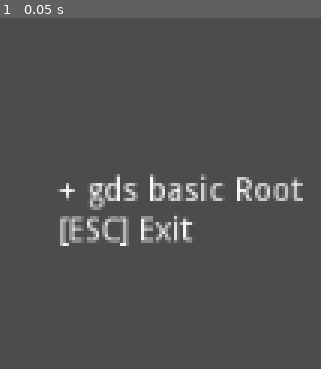
Above: before the commit, frame 1.
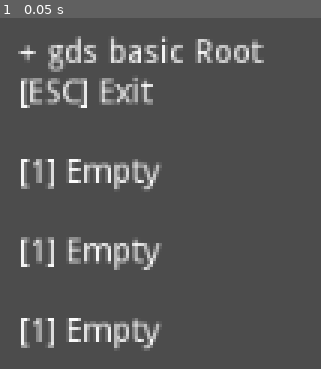
Above: after the commit, the same moment.

Repository: R2Road/godot_playground
Game: Godot game, scene res://gds_basic/gds_basic_RootScene.tscn
The game is run twice, just before and just after one commit, with the same random seed, the same clock (stepped at 60 frames per second) and the same inputs.
Inputs:
- Up to frame 1 (0.05 s): no input

The runs differ from the first frame. In frame 1, 13% of the frame differs, in the area x 5-95%, y 5-95%.

Commit message:
use get_minimum_size instead rect

Diff:
--- a/2d_ground/gds_basic/gds_basic_RootScene.gd
+++ b/2d_ground/gds_basic/gds_basic_RootScene.gd
@@ -4,7 +4,13 @@
 var title_string = \
 	"+ gds basic Root" \
 	+ "\n" \
-	+ "[ESC] Exit"
+	+ "[ESC] Exit" \
+	+ "\n\n" \
+	+ "[1] Empty" \
+	+ "\n\n" \
+	+ "[1] Empty" \
+	+ "\n\n" \
+	+ "[1] Empty"
 
 
 func _ready():
@@ -12,8 +18,8 @@
 	summury_node.text = title_string
 
 	summury_node.set_position(
-		summury_node.get_position()
-		- Vector2( summury_node.rect_size.x * 0.5, summury_node.rect_size.y * 0.5 )
+		Vector2( get_viewport().size.x * 0.5, get_viewport().size.y * 0.5 )
+		- Vector2( summury_node.get_minimum_size().x * 0.5, summury_node.get_minimum_size().y * 0.5 )
 	)
 
 	set_process_input( true ) # is not need : default on
--- a/2d_ground/gds_basic/gds_basic_RootScene.tscn
+++ b/2d_ground/gds_basic/gds_basic_RootScene.tscn
@@ -6,12 +6,10 @@
 script = ExtResource( 1 )
 
 [node name="Summury" type="Label" parent="."]
-anchor_left = 0.5
-anchor_top = 0.5
-anchor_right = 0.5
-anchor_bottom = 0.5
 margin_left = 512.0
 margin_top = 300.0
+margin_right = 583.0
+margin_bottom = 314.0
 text = "Root Scene"
 __meta__ = {
 "_edit_use_anchors_": false
